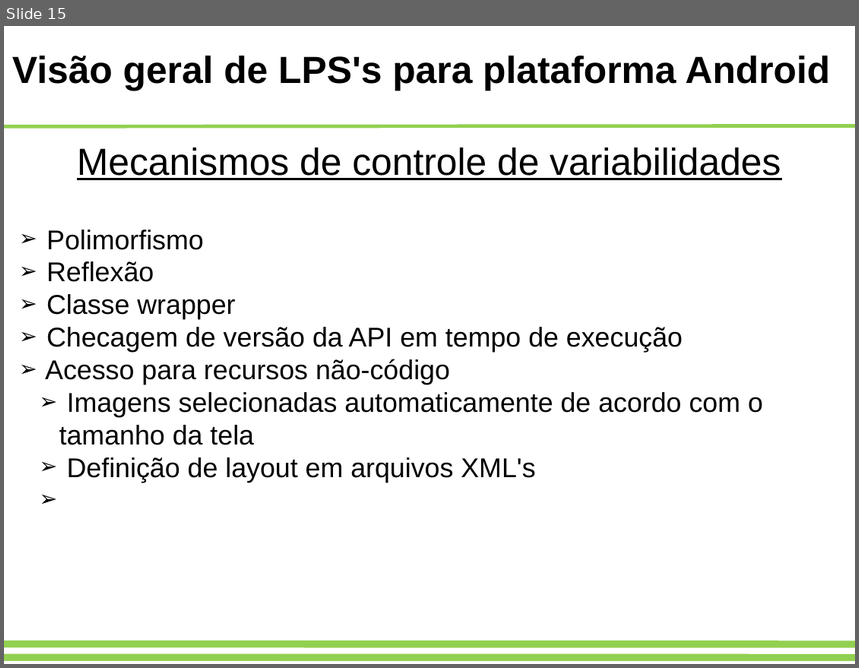
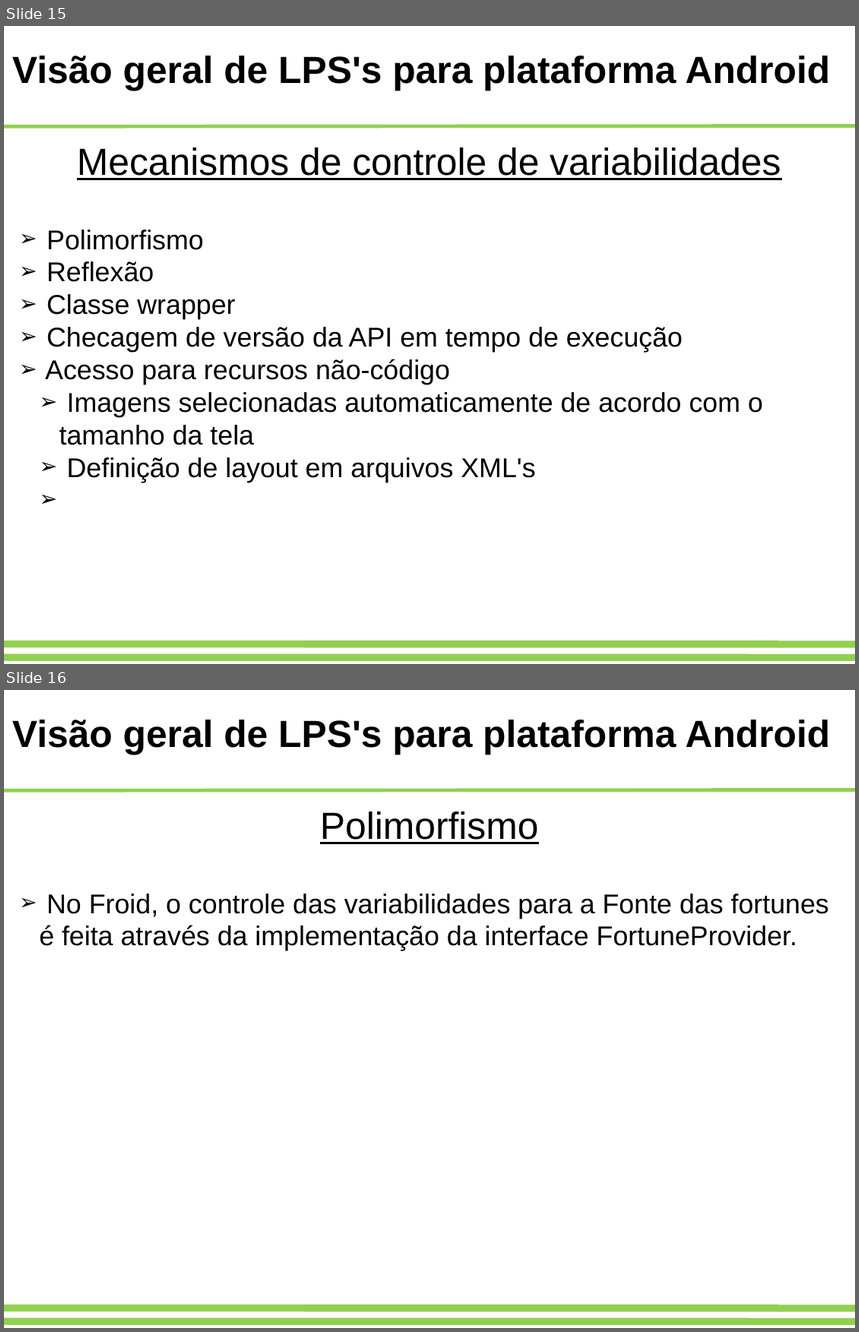
Before and after one commit to adorilson/lps-stuff, a slide deck: trabalhofinal/apresentacao.odp. Shown one above the other, each under a label of ours: slide 15 before the commit, slides 15 and 16 after it. The pictures are 859x668 and 859x1332 pixels, drawn with LibreOffice and Linux fonts; fonts in the diff are those of the drawing. Boxes give left, top, right and bottom in pixels: in the first picture for what was removed or moved away, otherwise in the second. Text is boxed around its words. In the diff, an @@ line names an element or a change of style, - is before the commit and + after.

Commit message:
iniciacao slides sobre polimorfismo

```diff
--- a/trabalhofinal/apresentacao.odp
+++ b/trabalhofinal/apresentacao.odp
@@ slide 16 added at box(4, 690, 855, 1328), background #FFFFFF; not listed: 3 template elements that a slide beside it also shows @@
@@ text added at box(12, 720, 831, 755), 32 pt, text #000000, bold @@
+Visão geral de LPS's para plataforma Android
@@ text added at box(39, 812, 829, 951), 23 pt, text #000000 @@
+Polimorfismo
+➢ No Froid, o controle das variabilidades para a Fonte das fortunes é feita através da implementação da interface FortuneProvider.
```
Also in this commit, not shown: 1 slide changed, 1 slide removed, 1 other file.
